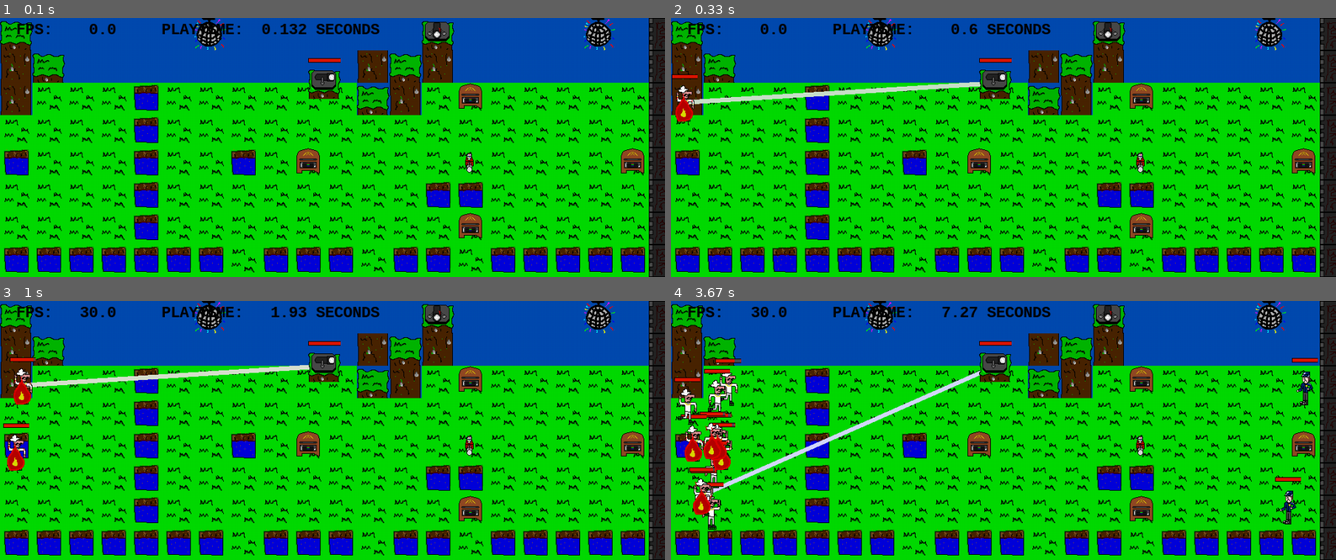
Above: before the commit, frames 1-4 (two rows, left to right).
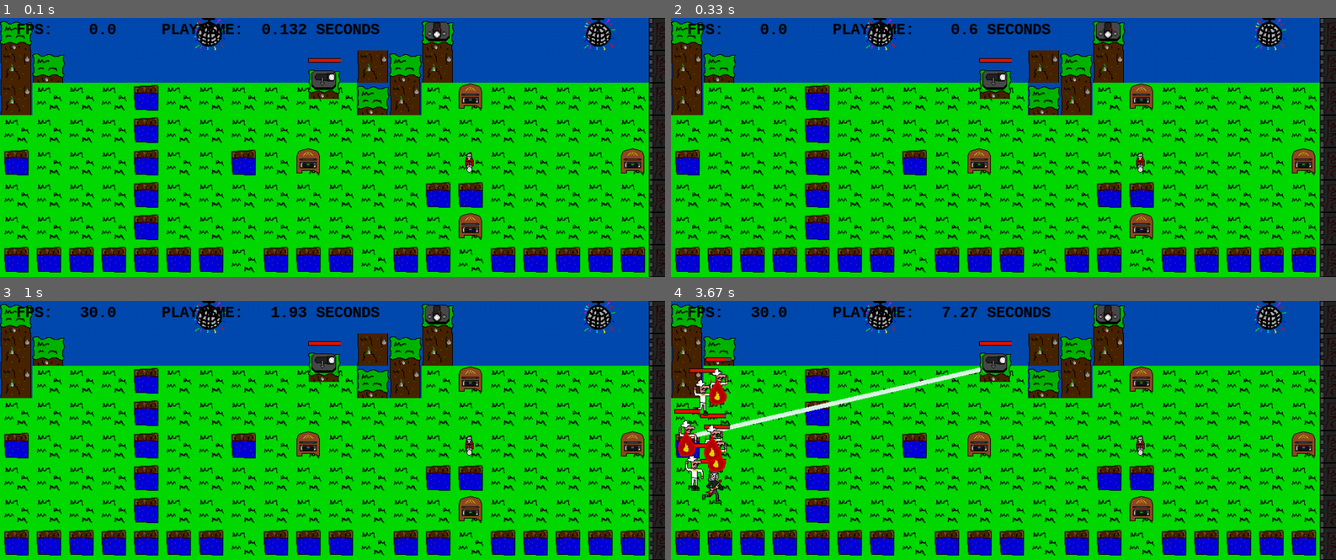
Above: after the commit, the same moments.

Repository: ferrisvienna/Disco_Defense
Game: pygame game, started from discodefense.py
Same seed, same stepped clock (60 frames per second), same inputs: the game is played once before the commit and once after it.
Inputs:
- Up to frame 1 (0.1 s): no input
- Up to frame 2 (0.33 s): no input
- Up to frame 3 (1 s): no input
- Up to frame 4 (3.67 s): no input

Frame 1 is identical in both runs. In frame 2, 1.2% of the frame differs, in the area x 0-47%, y 21-41%; in frame 3, 1.6%; in frame 4, 5.1%, in the area x 0-98%, y 21-89%.

Commit message:
Update discodefense.py

Diff:
--- a/discodefense.py
+++ b/discodefense.py
@@ -19,8 +19,9 @@
     ACTORSPEEDMIN=10
     DISCTHROWERRANGE=150
     DISCMAXSPEED=100
-    SPAWNRATE =0.1
-    SECURITYSPAWNRATE = 0.005
+    SPAWNRATE =0.05
+    SECURITYSPAWNRATE = 0.0005
+    SPAWNRATE2 =0.005
 #rebalance
     def __init__(self):
 
@@ -43,6 +44,24 @@
         Monster.images[4].convert_alpha()
         Monster.images[5].convert_alpha()
 
+        Monster2.images.append(pygame.image.load("data/rockdudel.png")) # 0
+        Monster2.images[0].set_colorkey((255,0,182))
+        Monster2.images.append(pygame.image.load("data/rockdudel1.png")) # 1
+        Monster2.images[1].set_colorkey((255,0,182))
+        Monster2.images.append(pygame.image.load("data/rockdudel.png")) # 2
+        Monster2.images[2].set_colorkey((255,0,182))
+        Monster2.images.append(pygame.image.load("data/rockdudel1.png")) # 3
+        Monster2.images[3].set_colorkey((255,0,182))
+        Monster2.images.append(pygame.image.load("data/rockdudel.png")) # 4
+        Monster2.images[4].set_colorkey((255,0,182))
+        Monster2.images.append(pygame.image.load("data/rockdudel1.png")) # 5
+        Monster2.images[5].set_colorkey((255,0,182))
+        Monster2.images[0].convert_alpha()
+        Monster2.images[1].convert_alpha()
+        Monster2.images[2].convert_alpha()
+        Monster2.images[3].convert_alpha()
+        Monster2.images[4].convert_alpha()
+        Monster2.images[5].convert_alpha()
 
         #Monster_rare.images.append(pygame.image.load("data/walkll1.png")) # 0
         #Monster_rare.images[0].set_colorkey((255,0,182))
@@ -216,6 +235,78 @@
             self.rect.centerx = round(self.pos[0],0)
             self.rect.centery = round(self.pos[1],0)
 
+#class DiscoLaserCannon(pygame.sprite.Sprite):
+    ##a laser gun
+    #gravity= False
+    #image=pygame.image.load("data/discogun.png")
+    #number = 0
+    #discoLaserCannons = {}
+
+    #def __init__(self,x,y, screen):
+        #pygame.sprite.Sprite.__init__(self, self.groups)
+        #self.hitpoints = 300.0
+        #self.hitpointsfull = 300.0
+        #self.reload_time = 0.2
+        #self.reload_time_full = 0.2#
+        #self.image = DiscoLaserCannon.image
+        ##for in images:
+        #self.image.set_colorkey((255,0,182))
+        #self.rect = self.image.get_rect()
+        #self.screen = screen
+        #self.x = x
+        #self.y = y
+        #self.rect.centerx = self.x
+        #self.rect.centery = self.y
+        #self.lasermaxburntime =  random.random()*2+2
+        #self.laserburntime = 0
+        #self.beam = False
+        #self.opfernummer = None
+        #self.number = DiscoLaserCannon.number
+        ##DiscoLaserCannon.number += 1
+        #DiscoLaserCannon.number += 1           # increase the number for next Bird
+        #DiscoLaserCannon.discoLaserCannons[self.number] = self
+        #Healthbar(self)
+
+
+    #def update(self,seconds):
+        #self.reload_time += seconds
+        #if self.hitpoints < 1:
+            #self.kill()
+        #if self.reload_time > self.reload_time_full:
+            ## choose new target
+            ##opfernummer = None
+            #if len(Monster.monsters) > 0:
+                      #self.opfernummer = random.choice(list(Monster.monsters.keys()))
+                      #self.opfer = Monster.monsters[self.opfernummer]
+                      ##lasertimer = 4 #rebalance
+
+            #if self.beam:
+                #self.laserburntime += seconds
+                #if self.laserburntime > self.lasermaxburntime:
+                      #self.reload_time = 0
+                      #self.laserburntime = 0
+                     ## t.sleep(2)
+                      #self.beam = False
+
+                ##lasertimer -= seconds
+            ## gibt es ein Opfer?
+            #if self.opfernummer != None:
+                    ##existiert das Opfer noch in der Monstergruppe ?
+                    #if self.opfernummer in Monster.monsters:
+                                                ## tödlicher weißer laser
+                        #pygame.draw.line(self.screen,
+                             #(random.randint(200,255),
+                              #random.randint(200,255),
+                              #random.randint(200,255)),
+                             #(self.x,self.y),
+                             #(self.opfer.pos[0], self.opfer.pos[1]),7)
+                        #self.opfer.hitpoints-= 1.0
+                        #self.opfer.burntime = 4.0
+                        ##opfer.pos[0] -= 3
+                        #self.beam = True
+
+
+
 class DiscoLaserCannon(pygame.sprite.Sprite):
     #a laser gun
     gravity= False
@@ -259,7 +350,6 @@
             # choose new target
             #opfernummer = None
             if self.opfernummer is None:
-
                    if len(Monster.monsters) > 0:
                       self.opfernummer = random.choice(list(Monster.monsters.keys()))
                       self.opfer = Monster.monsters[self.opfernummer]
@@ -296,9 +386,6 @@
                         self.beam = True
                     else:
                         self.opfernummer = None
-
-
-
 class DiscProjectile(pygame.sprite.Sprite):
         """a projectile of a Disc gun"""
         gravity = False # fragments fall down ?
@@ -398,7 +485,7 @@
 
 
 
-class Monster(pygame.sprite.Sprite):
+class Monster(pygame.sprite.Sprite):  #DISCO GARY GLITTER
         """Generic Monster"""
         images=[]  # list of all images
         # not necessary:
@@ -444,23 +531,6 @@
             except:
                 char="?"
             return char
-
-
-
-        def kill(self):
-            """because i want to do some special effects (sound, dictionary etc.)
-            before killing the Bird sprite i have to write my own kill(self)
-            function and finally call pygame.sprite.Sprite.kill(self)
-            to do the 'real' killing"""
-            #cry.play()
-            #print Bird.birds, "..."
-            for _ in range(random.randint(7,20)):
-                Fragment(self.pos)
-            #Monster.monsters[self.number] = None # kill Bird in sprite dictionary
-            del(Monster.monsters[self.number])
-            pygame.sprite.Sprite.kill(self) # kill the actual Bird
-
-
         def update(self, seconds):
             # friction make birds slower
             #if abs(self.dx) > ACTORSPEEDMIN and abs(self.dy) > BIRDSPEEDMIN:10.000
@@ -527,6 +597,264 @@
 
             if self.hitpoints <= 0:
                 self.kill()
+
+
+class Actor(pygame.sprite.Sprite):  #DISCO GARY GLITTER
+        """Generic Monster"""
+        images=[]  # list of all images
+        # not necessary:
+        actors = {} # a dictionary of all monsters
+        number = 0
+
+        def __init__(self, level, startpos=(100,100), hitpointsfull=600):
+        #rebalance
+
+            pygame.sprite.Sprite.__init__(self, self.groups ) #call parent class. NEVER FORGET !
+            self.burntime = 0.0
+            self.z = 0 # animationsnummer
+            self.duration = 0.0 # how long was the current animation visible in seconds
+            self.level=level
+            self.nomove = False
+            #startpos=(0,screen.get_rect().center[1])
+            self.pos=startpos
+            self.pos = [float(startpos[0]),float (startpos[1])] # dummy values to create a list
+            #self.pos[0] = float(startpos[0]) # float for more precise calculation
+            #self.pos[1] = float(startpos[1])
+            #self.area = screen.get_rect()
+            self.area = pygame.Rect(0,100,1024,300)
+            self.image = Security.images[1]
+            self.hitpointsfull = float(hitpointsfull) # maximal hitpoints , float makes decimal
+            self.hitpoints = float(hitpointsfull) # actual hitpoints
+            self.rect = self.image.get_rect()
+            self.radius = max(self.rect.width, self.rect.height) / 2.0
+
+            #self.dx = random.random()*10+20
+            #self.dy= random.randint(-70,70)#rebalance
+            self.rect.centerx = round(self.pos[0],0)
+            self.rect.centery = round(self.pos[1],0)
+            #--- not necessary:
+            self.number = Actor.number # get my personal Birdnumber
+            Actor.number+= 1
+            Actor.actors[self.number] = self
+            Healthbar(self)
+
+        def getChar(self):
+            #Tile = 50*50
+            x=int(self.pos[0]/50)
+            y=int(self.pos[1]/50)+0 # correction value to get the tile under the feet doesn't actually work :\
+            try:
+                char=self.level[y][x]
+            except:
+                char="?"
+            return char
+
+        def update(self, seconds):
+            pressed_keys = pygame.key.get_pressed()
+            if pygame.K_UP in pressed_keys:
+                self.y -= 1
+            if pygame.K_DOWN in pressed_keys:
+                self.y += 1
+            #------ check if lava
+            #Animation#
+            # 6 bilder sind in Monster.images []
+            self.duration += seconds
+            if self.duration > 0.5:
+                self.duration= 0
+                self.z  +=1
+                if self.z >= len(Monster.images):
+                    self.z = 0
+                self.image=Monster.images[self.z]
+
+            #-------
+            if self.getChar()=="g":
+                #self.hitpoints-=1 #lava?
+                self.burntime += 1.0
+            if self.getChar()=="?":
+                self.hitpoints=0
+            if self.getChar()=="e":
+                self.hitpoints=0
+                Game.LIVES-=1
+            if self.getChar()=="h":
+                self.nomove = True
+            self.dy=random.randint(-10, 10)
+            self.dx= 20#random.randint(10,10)
+            if self.nomove:
+                self.dx = 0
+            self.pos[0] += self.dx * seconds
+            self.pos[1] += self.dy * seconds
+            # -- check if Bird out of screen
+            if not self.area.contains(self.rect):
+                #self.crashing = True # change colour later
+                # --- compare self.rect and area.rect
+                if self.pos[0] + self.rect.width/2 > self.area.right:
+                    self.pos[0] = self.area.right - self.rect.width/2
+                if self.pos[0] - self.rect.width/2 < self.area.left:
+                    self.pos[0] = self.area.left + self.rect.width/2
+                if self.pos[1] + self.rect.height/2 > self.area.bottom:
+                    self.pos[1] = self.area.bottom - self.rect.height/2
+                if self.pos[1] - self.rect.height/2 < self.area.top:
+                    self.pos[1] = self.area.top + self.rect.height/2
+            #--- calculate new position on screen -----
+            self.rect.centerx = round(self.pos[0],0)
+            self.rect.centery = round(self.pos[1],0)
+            #--- loose hitpoins
+            #if self.crashing:
+             #self.hitpoints -=1
+
+            if self.burntime > 0 :
+                self.hitpoints -= 1.0
+                # reduce burntime
+                self.burntime -= 0.4
+                Flame(self.rect.centerx, self.rect.centery)
+
+            if self.hitpoints <= 0:
+                self.kill()
+
+class Monster2(pygame.sprite.Sprite):  #MONSTER ROCK
+        """Generic Monster"""
+        images=[]  # list of all images
+        # not necessary:
+        monsters2 = {} # a dictionary of all monsters
+        number2 = 0
+
+        def __init__(self, level, startpos=(0,200), hitpointsfull=1000):
+        #rebalance
+
+            pygame.sprite.Sprite.__init__(self, self.groups ) #call parent class. NEVER FORGET !
+            self.burntime = 0.0
+            self.z = 0 # animationsnummer
+            self.duration = 0.0 # how long was the current animation visible in seconds
+            self.level=level
+            self.nomove = False
+            #startpos=(0,screen.get_rect().center[1])
+            startpos2=(0,random.randint(100,350))
+            self.pos = [float(startpos2[0]),float (startpos2[1])] # dummy values to create a list
+            #self.pos[0] = float(startpos[0]) # float for more precise calculation
+            #self.pos[1] = float(startpos[1])
+           # self.area = screen.get_rect()
+            self.area = pygame.Rect(0,100,1024,300)
+            self.image = Monster2.images[self.z]
+            self.hitpointsfull = float(hitpointsfull) # maximal hitpoints , float makes decimal
+            self.hitpoints = float(hitpointsfull) # actual hitpoints
+            self.rect = self.image.get_rect()
+            self.radius = max(self.rect.width, self.rect.height) / 2.0
+            self.dx= random.random()*10+20
+            self.dy= random.randint(-70,70)#rebalance
+            self.rect.centerx = round(self.pos[0],0)
+            self.rect.centery = round(self.pos[1],0)
+            #--- not necessary:
+            self.number = Monster2.number2 # get my personal Birdnumber
+            Monster2.number2+= 1           # increase the number for next Bird
+            Monster2.monsters2[self.number] = self #
+            Healthbar(self)
+        def getChar(self):
+            #Tile = 50*50
+            x=int(self.pos[0]/50)
+            y=int(self.pos[1]/50)+0 # correction value to get the tile under the feet doesn't actually work :\
+            try:
+                char=self.level[y][x]
+            except:
+                char="?"
+            return char
+
+
+
+        def kill(self):
+            """because i want to do some special effects (sound, dictionary etc.)
+            before killing the Bird sprite i have to write my own kill(self)
+            function and finally call pygame.sprite.Sprite.kill(self)
+            to do the 'real' killing"""
+            #cry.play()
+            #print Bird.birds, "..."
+            for _ in range(random.randint(7,20)):
+                Fragment(self.pos)
+            #Monster.monsters[self.number] = None # kill Bird in sprite dictionary
+            del(Monster2.monsters2[self.number])
+            pygame.sprite.Sprite.kill(self) # kill the actual Bird
+
+
+        def update(self, seconds):
+            # friction make birds slower
+            #if abs(self.dx) > ACTORSPEEDMIN and abs(self.dy) > BIRDSPEEDMIN:10.000
+             #   self.dx *= FRICTION
+              #  self.dy *= FRICTION
+            # spped limit
+            #if abs(self.dx) > BIRDSPEEDMAX:
+             #   self.dx = BIRDSPEEDMAX * self.dx / self.dx
+            #if abs(self.dy) > BIRDSPEEDMAX:
+             #   self.dy = BIRDSPEEDMAX * self.dy / self.dy
+            # new position
+            #------ check if lava
+            #Animation#
+            # 6 bilder sind in Monster.images []
+            self.duration += seconds
+            if self.duration > 0.5:
+                self.duration= 0
+                self.z  +=1
+                if self.z >= len(Monster2.images):
+                    self.z = 0
+                self.image=Monster2.images[self.z]
+
+            #-------
+            if self.getChar()=="g":
+                #self.hitpoints-=1 #lava?
+                self.burntime += 1.0
+            if self.getChar()=="?":
+                self.hitpoints=0
+            if self.getChar()=="e":
+                self.hitpoints=0
+                Game.LIVES-=1
+            if self.getChar()=="h":
+                self.nomove = True
+            self.dy=random.randint(-10, 10)
+            self.dx= 20#random.randint(10,10)
+            if self.nomove:
+                self.dx = 0
+            self.pos[0] += self.dx * seconds
+            self.pos[1] += self.dy * seconds
+            # -- check if Bird out of screen
+            if not self.area.contains(self.rect):
+                #self.crashing = True # change colour later
+                # --- compare self.rect and area.rect
+                if self.pos[0] + self.rect.width/2 > self.area.right:
+                    self.pos[0] = self.area.right - self.rect.width/2
+                if self.pos[0] - self.rect.width/2 < self.area.left:
+                    self.pos[0] = self.area.left + self.rect.width/2
+                if self.pos[1] + self.rect.height/2 > self.area.bottom:
+                    self.pos[1] = self.area.bottom - self.rect.height/2
+                if self.pos[1] - self.rect.height/2 < self.area.top:
+                    self.pos[1] = self.area.top + self.rect.height/2
+            #--- calculate new position on screen -----
+            self.rect.centerx = round(self.pos[0],0)
+            self.rect.centery = round(self.pos[1],0)
+            #--- loose hitpoins
+            #if self.crashing:
+             #self.hitpoints -=1
+
+            if self.burntime > 0 :
+                self.hitpoints -= 1.0
+                # reduce burntime
+                self.burntime -= 0.4
+                Flame(self.rect.centerx, self.rect.centery)
+
+            if self.hitpoints <= 0:
+                self.kill()
+
+
+        def kill(self):
+            """because i want to do some special effects (sound, dictionary etc.)
+            before killing the Bird sprite i have to write my own kill(self)
+            function and finally call pygame.sprite.Sprite.kill(self)
+            to do the 'real' killing"""
+            #cry.play()
+            #print Bird.birds, "..."
+            for _ in range(random.randint(7,20)):
+                Fragment(self.pos)
+            #Monster.monsters[self.number] = None # kill Bird in sprite dictionary
+            del(Monster2.monsters2[self.number])
+            pygame.sprite.Sprite.kill(self) # kill the actual Bird
+
+
 
 class Security(pygame.sprite.Sprite):
         """Generic Monster"""
@@ -666,6 +994,8 @@
            default arguments
         """
 
+
+
         pygame.mixer.pre_init(44100, -16, 2, 2048) # setup mixer to avoid sound lag
         pygame.init()
         pygame.display.set_caption("Press ESC to quit")
@@ -702,14 +1032,17 @@
         self.bargroup = pygame.sprite.Group()
         self.fragmentgroup = pygame.sprite.Group()
         self.securitygroup= pygame.sprite.Group()
+        self.actorgroup = pygame.sprite.Group()
 
         DiscProjectile.groups = self.allgroup, self.projectilegroup
         DiscoLaserCannon.groups = self.allgroup, self.cannongroup
-        Monster.groups =  self.allgroup, self.monstergroup
+        Monster.groups = self.allgroup, self.monstergroup
+        Monster2.groups =  self.allgroup, self.monstergroup
         Fragment.groups = self.allgroup, self.fragmentgroup
         Healthbar.groups = self.allgroup, self.bargroup
         Flame.groups = self.allgroup
         Security.groups = self.allgroup, self.securitygroup
+        Actor.groups = self.allgroup, self.actorgroup
         self.game = Game()
 
      def paint(self):
@@ -725,7 +1058,7 @@
           y+=50
           x=0
         DiscoLaserCannon(500,100, self.screen)
-        #DiscoLaserCannon(0, self.screen)
+        #DiscoLaserCannon(700,100, self.screen)
         #DiscoLaserCannon(600,100, self.screen)
         #DiscoLaserCannon(400,100, self.screen)
         #DiscoLaserCannon(900,100, self.screen)
@@ -735,7 +1068,7 @@
         #DiscoLaserCannon(400,450, self.screen)
         #DiscoLaserCannon(900,550, self.screen)
         #DiscoLaserCannon()
-
+        Actor((100,100))
 
      def run(self):
         """The mainloop
@@ -755,15 +1088,14 @@
                     if event.key==pygame.K_F2:
                         for px in range (0,5):
                             Security(self.game.level, hitpointsfull = 2000)
-                    if event.key == pygame.K_l:
-                        for cheat in range (0,4):
-                            DiscoLaserCannon(random.randint(0,1024),random.randint(0,400),self.screen)
-                            #DiscoLaserCannon(500,100, self.screen)
-                            #DiscoLaserCannon(800,100, self.screen)
                     # ------CHEAT KEY----------
                     #if event.key==pygame.K_F1:
                        #for px in range (0,240):
                            #DiscProjectile(pos=(random.randint(540,1024),random.randint(100,400)))12
+
+            self.pressed_keys = pygame.key.get_pressed()
+            if pygame.K_F1 in self.pressed_keys:
+                pass
 
             milliseconds = self.clock.tick(self.fps)
             millis += milliseconds
@@ -781,9 +1113,14 @@
             if random.random()<self.game.SPAWNRATE:
                Monster(self.game.level)
 
+            if random.random()<self.game.SPAWNRATE2:
+               Monster2(self.game.level)
 
             if random.random()<self.game.SECURITYSPAWNRATE:
                Security(self.game.level)
+
+            if pygame.K_s in self.pressed_keys:
+                Actor(self.game.level)
 
             # spritecollide
 
